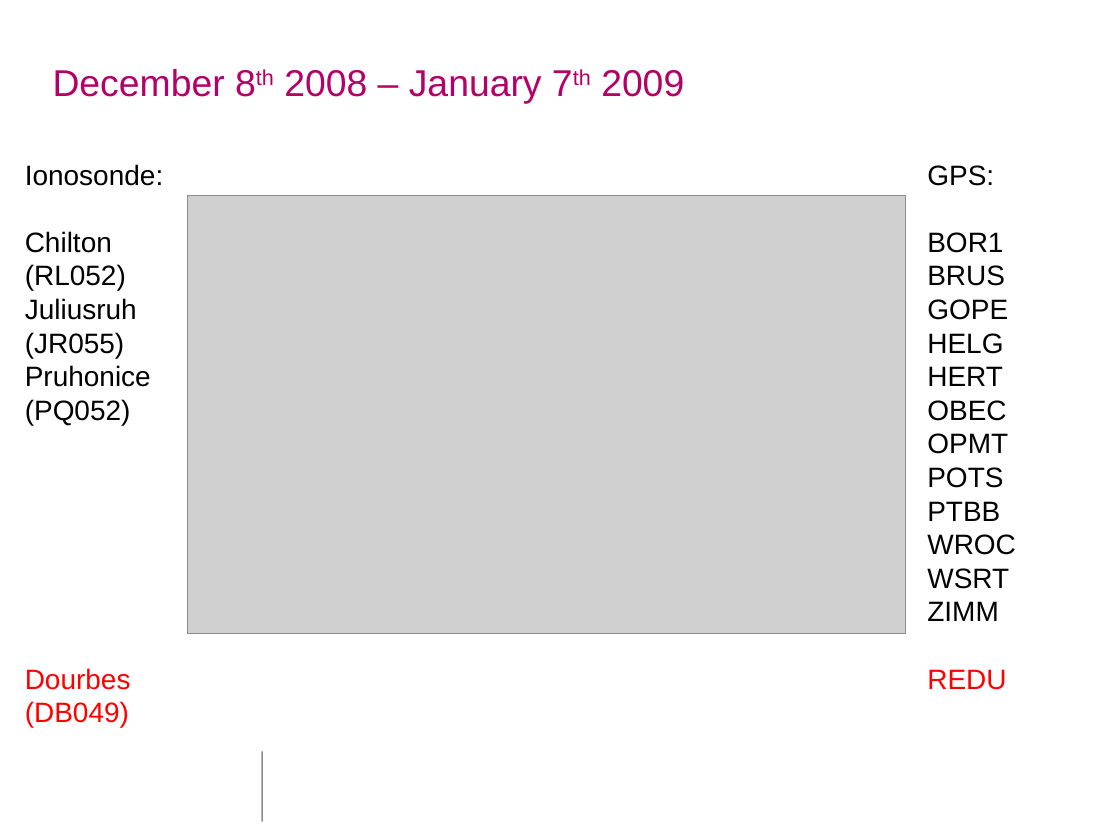
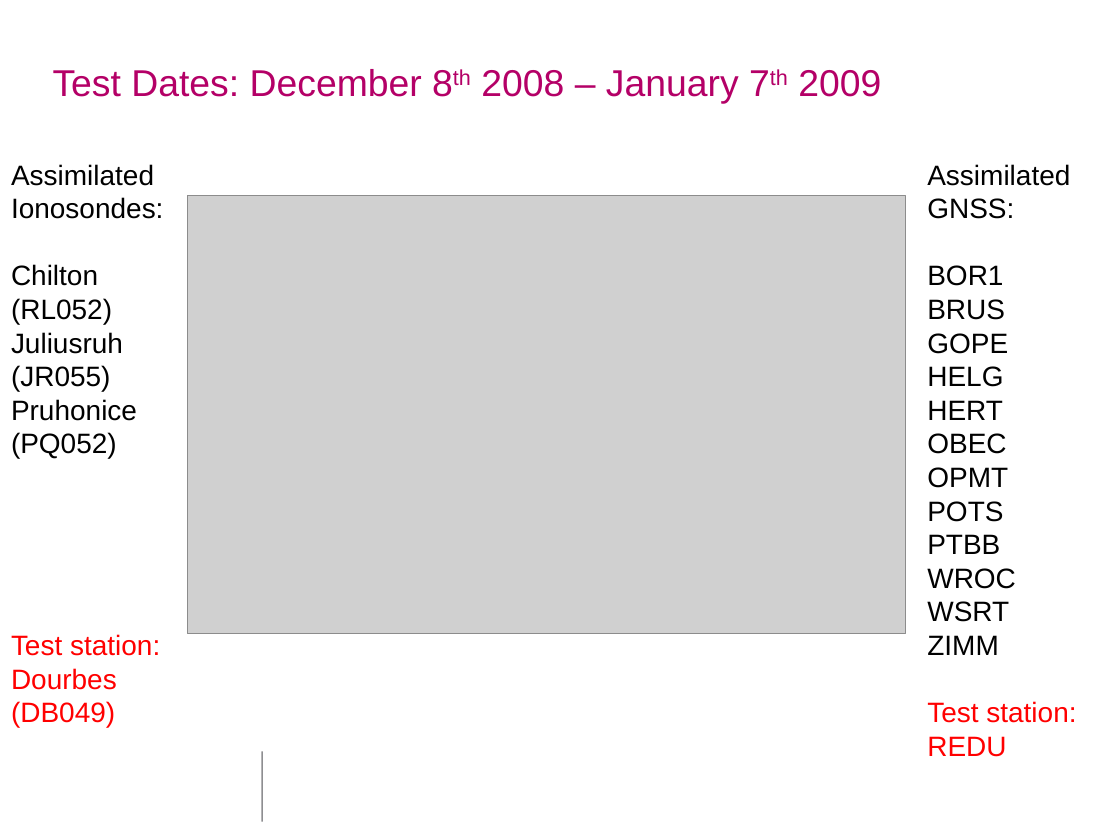
Before and after one commit to seanelvidge/ionospheric_test_scenario, a slide deck: slide 2 of test_details.pptx. Drawn at 1120x840 pixels with LibreOffice and Linux fonts; fonts in the diff are those of the drawing; grey boxes stand for pictures; background and template pictures are left out. Boxes give left, top, right and bottom in pixels: in the first picture for what was removed or moved away, otherwise in the second. Text is boxed around its words. In the diff, an @@ line names an element or a change of style, - is before the commit and + after.

```diff
--- a/test_details.pptx
+++ b/test_details.pptx
@@ title at (53,69,881,103): text changed @@
-December 8th 2008 – January 7th 2009
+Test Dates: December 8th 2008 – January 7th 2009
@@ text "Assimilated": place and size @@
-text "Assimilated" at (25,164,163,727)
+text "Assimilated" at (11,164,163,727)
@@ text at (11,164,163,219): text changed @@
-Ionosonde:
+Assimilated
+Ionosondes:
@@ text at (927,164,1070,219): text changed @@
-GPS:
+Assimilated
+GNSS:
@@ text at (11,634,160,656): paragraph added @@
+Test station:
@@ text at (927,701,1076,723): paragraph added @@
+Test station:
```
Also in this commit, not shown: 1 other slide changed.
